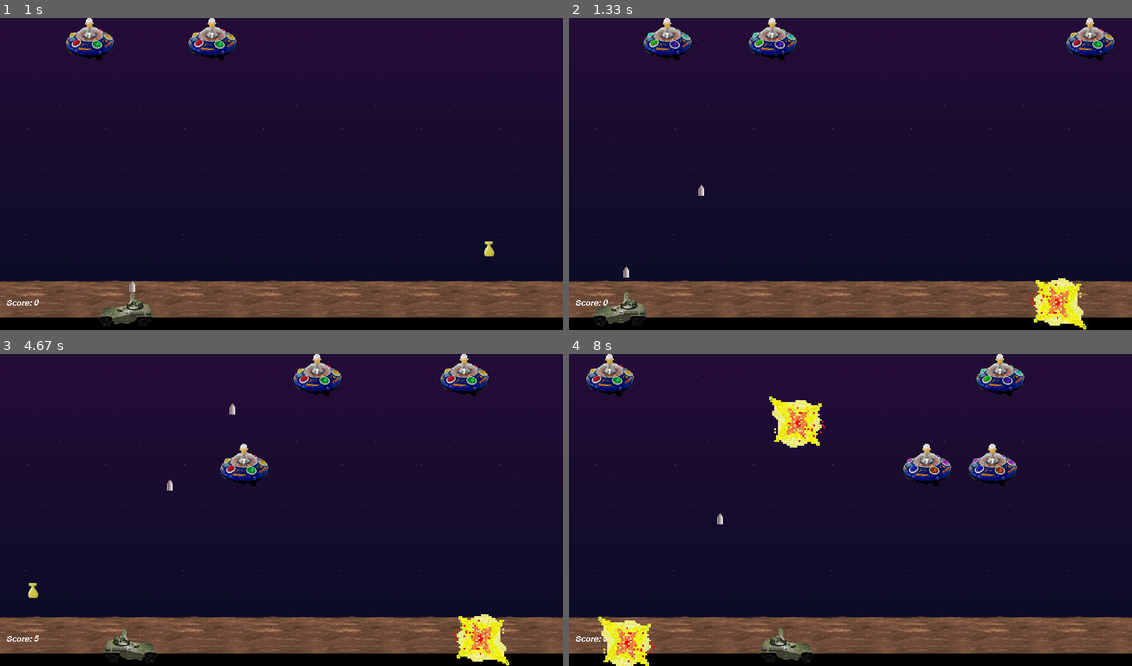
Above: before the commit, frames 1-4 (two rows, left to right).
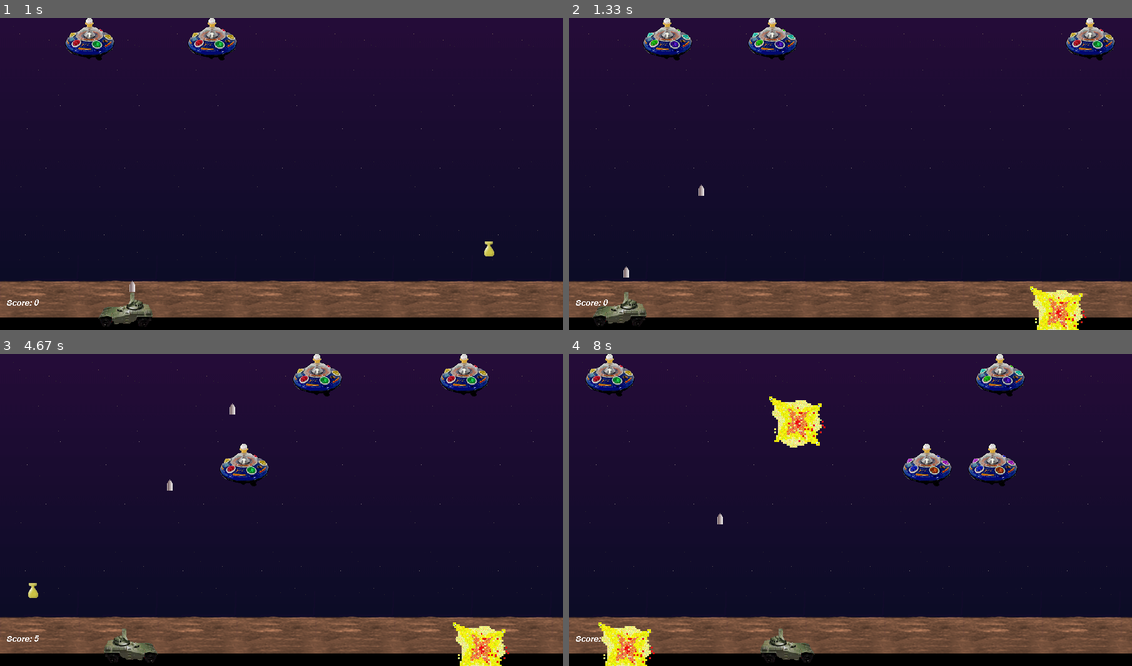
Above: after the commit, the same moments.

Repository: fmorriso/PyGame-Aliens-Example
Game: pygame game, started from aliens.py
Two runs of this game, one before a commit and one after it. Both use one fixed random seed, a clock stepped at 60 frames per second and the inputs below.
Inputs:
- Up to frame 1 (1 s): hold Left 0.33-0.87 s; hold Left from 0.9 s (still down); tap Space at 0.97 s
- Up to frame 2 (1.33 s): tap F at 1.05 s; tap Space at 1.27 s; release Left at 1.3 s
- Up to frame 3 (4.67 s): hold Right 1.33-1.97 s; tap Space at 1.4, 1.7, 2.07, 2.37, 2.57, 2.87, 3.07, 3.37, 3.57, 3.87, 4.13, 4.43, 4.57 s; hold Left 2-2.47 s; hold Right 2.5-2.97 s; tap F at 2.65, 4.22 s; hold Right 3-3.47 s; hold Left 3.5-4.03 s; hold Left 4.07-4.47 s; hold Right from 4.5 s (still down)
- Up to frame 4 (8 s): tap Space at 4.87, 5.23, 5.53, 5.73, 6.03, 6.23, 6.53, 6.73, 7.03, 7.3, 7.6, 7.73 s; release Right at 5.13 s; hold Left 5.17-5.63 s; hold Right 5.67-6.13 s; tap F at 5.82, 7.38 s; hold Right 6.17-6.63 s; hold Left 6.67-7.2 s; hold Left 7.23-7.63 s; hold Right from 7.67 s (still down)

Frame 1 is identical in both runs. In frame 2, 1.2% of the frame differs, in the area x 81-92%, y 83-100%; in frame 3, 1.2%; in frame 4, 1.1%.

Commit message:
modify update method to use "near the bottom" logic instead of hard-coded value of 470

Diff:
--- a/aliens.py
+++ b/aliens.py
@@ -215,7 +215,9 @@
         - remove the Bomb.
         """
         self.rect.move_ip(0, self.speed)
-        if self.rect.bottom >= 470:
+        # TODO: change this hard-coded value of 470
+        near_bottom = settings.screen_height * 0.95
+        if self.rect.bottom >= near_bottom:
             Explosion(self, self.explosion_group)
             self.kill()
 
